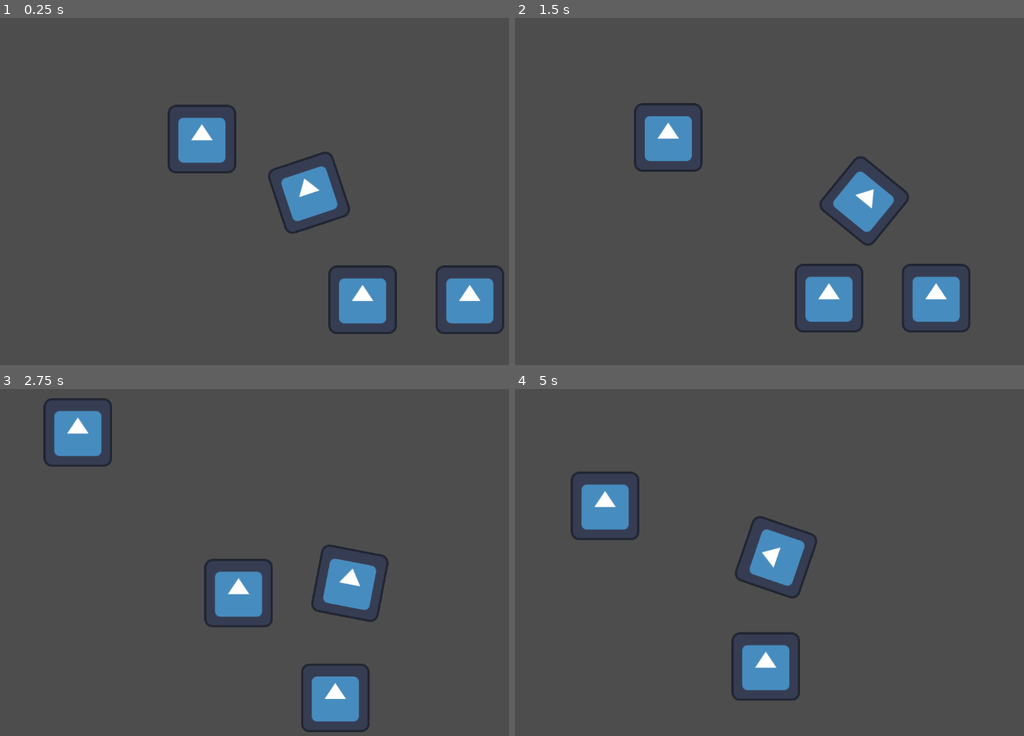
Above: before the commit, frames 1-4 (two rows, left to right).
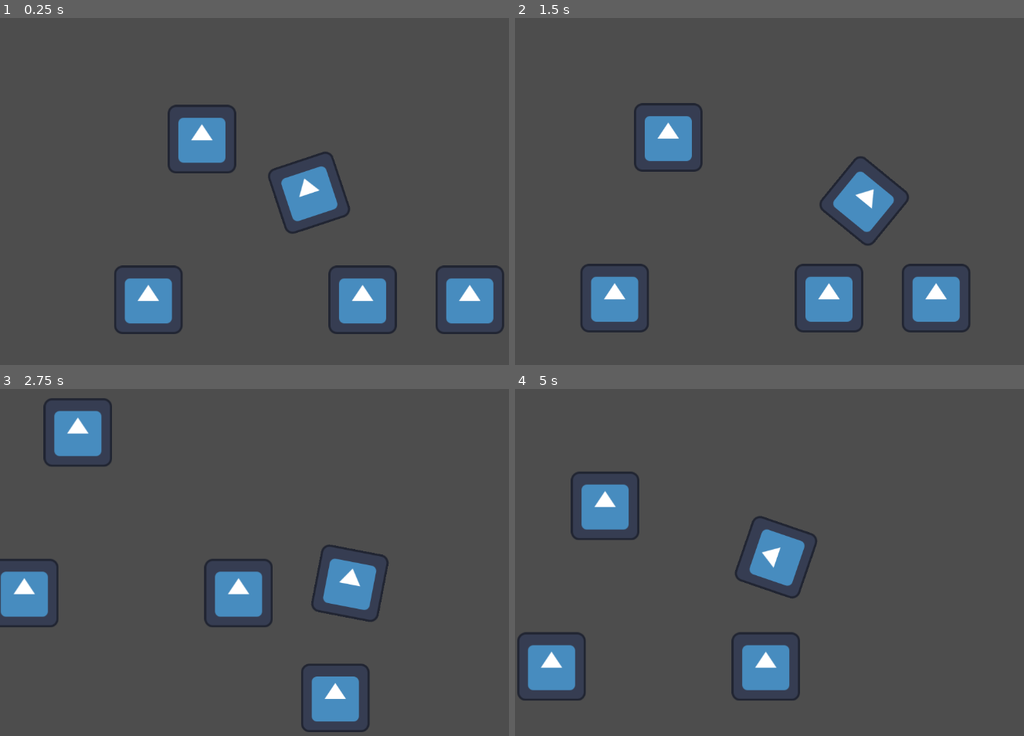
Above: after the commit, the same moments.

Repository: warriormaster12/Magnets
Game: Godot game, scene res://Test.tscn
Same seed, same stepped clock (60 frames per second), same inputs: the game is played once before the commit and once after it. The engine's default icon, where the game draws it, is replaced by a stand-in: a white triangle on a blue panel in a dark square.
Inputs (mouse positions are in pixels of both pictures, inside the frame that each line leads up to):
- Up to frame 1 (0.25 s): no input
- Up to frame 2 (1.5 s): move the mouse to (957, 174) at 0.52 s; hold Right (ui_right) 0.53-1.28 s; move the mouse to (698, 208) at 1.27 s; hold Down (ui_down) from 1.28 s (still down)
- Up to frame 3 (2.75 s): move the mouse to (371, 486) at 2.02 s; release Down (ui_down) at 2.03 s; hold Right (ui_right) from 2.03 s (still down)
- Up to frame 4 (5 s): move the mouse to (794, 631) at 2.77 s; release Right (ui_right) at 2.78 s; hold Up (ui_up) 2.78-3.53 s; move the mouse to (1008, 614) at 3.52 s; hold Left (ui_left) from 3.53 s (still down); move the mouse to (637, 510) at 4.27 s

The runs differ from the first frame. In frame 1, 1.6% of the frame differs, in the area x 22-36%, y 71-92%; in frame 2, 1.6%; in frame 3, 1.4%; in frame 4, 1.6%.

Commit message:
Boxes & Magnets

Diff:
--- a/GameObjects/player_1.tscn
+++ b/GameObjects/player_1.tscn
@@ -46,3 +46,5 @@
 [node name="RayCast2D" type="RayCast2D" parent="."]
 target_position = Vector2(76.898, 0)
 script = ExtResource("3_wv1xd")
+rayLength = 300.0
+rayStrength = 1000.0
--- a/Scripts/interactibleScript.gd
+++ b/Scripts/interactibleScript.gd
@@ -5,3 +5,9 @@
 enum POLARITIES{Negative=0, Positive=1, Neutral=2}
 
 @export var polarity: POLARITIES
+
+func _ready():
+	if (polarity == POLARITIES.Negative):
+		add_to_group("NegativePolarity")
+	elif (polarity == POLARITIES.Positive):
+		add_to_group("PositivePolarity")
--- a/Scripts/magnetismRay.gd
+++ b/Scripts/magnetismRay.gd
@@ -10,17 +10,13 @@
 @export var rayStrength: float
 
 func _ready():
-	self.target_position.x = rayStrength
+	self.target_position.x = rayLength
 
 func _physics_process(_delta):
-	var colliders = get_collider()
-	if colliders:
-		for collider in colliders:
-			if (collider.has_method(POLARITIES)):
-				var direction = (self.global_transform - collider.global_transform).normalized()
-				var distance = (self.global_transform - collider.global_transform).length()
-				var targetPolarity: POLARITIES = collider.POLARITIES
-				if (polarity == targetPolarity):
-					collider.apply_central_impulse(direction * (1 / distance))
-				else:
-					collider.apply_central_impulse(-direction * (1 / distance))
+	var collider = get_collider()
+	if collider:
+		var direction = (self.global_position - collider.global_position).normalized()
+		if (collider.is_in_group("NegativePolarity")):
+			collider.apply_central_impulse(-direction * rayStrength)
+		elif (collider.is_in_group("PositivePolarity")):
+			collider.apply_central_impulse(direction * rayStrength)
--- a/Test.tscn
+++ b/Test.tscn
@@ -38,13 +38,30 @@
 lock_rotation = true
 linear_damp = 5.0
 script = ExtResource("3_7ewnm")
-polarity = 2
 
 [node name="CollisionShape2D" type="CollisionShape2D" parent="Box"]
 position = Vector2(2, -1.5)
 shape = SubResource("RectangleShape2D_rerco")
 
 [node name="Sprite2D" type="Sprite2D" parent="Box"]
+texture = ExtResource("3_shjwo")
+
+[node name="Box2" type="RigidBody2D" parent="." groups=["TriggersPlates"]]
+position = Vector2(-300, 200)
+mass = 50.0
+inertia = 10.0
+physics_material_override = SubResource("PhysicsMaterial_ri6d7")
+gravity_scale = 0.0
+lock_rotation = true
+linear_damp = 5.0
+script = ExtResource("3_7ewnm")
+polarity = 1
+
+[node name="CollisionShape2D" type="CollisionShape2D" parent="Box2"]
+position = Vector2(2, -1.5)
+shape = SubResource("RectangleShape2D_rerco")
+
+[node name="Sprite2D" type="Sprite2D" parent="Box2"]
 texture = ExtResource("3_shjwo")
 
 [node name="Wall" type="StaticBody2D" parent="."]
